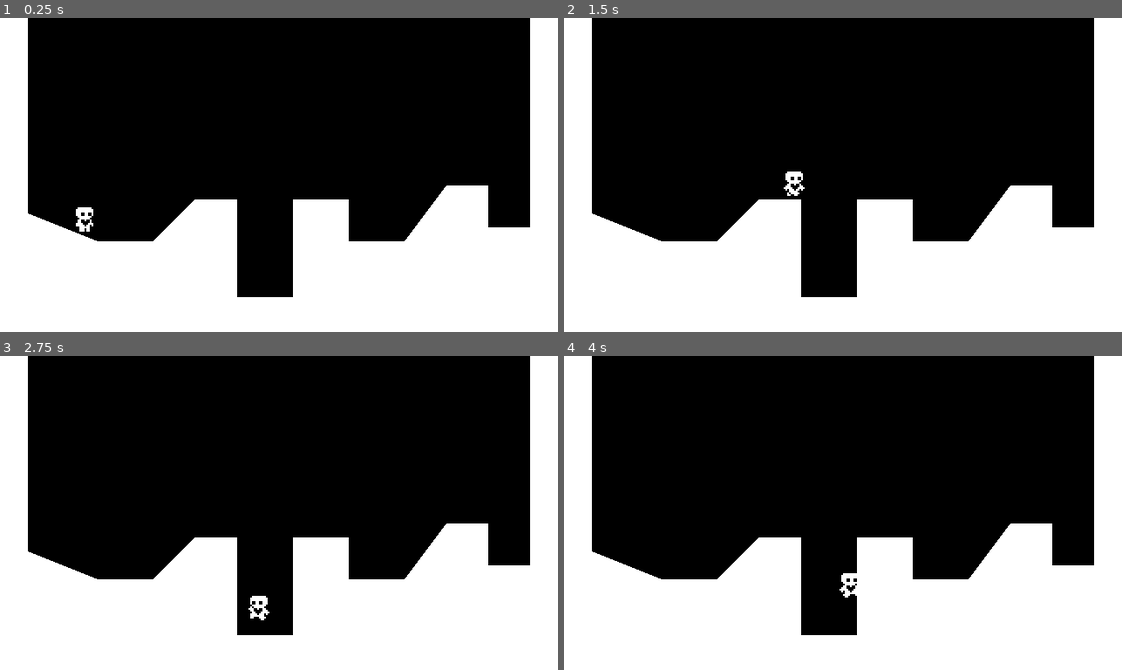
Above: before the commit, frames 1-4 (two rows, left to right).
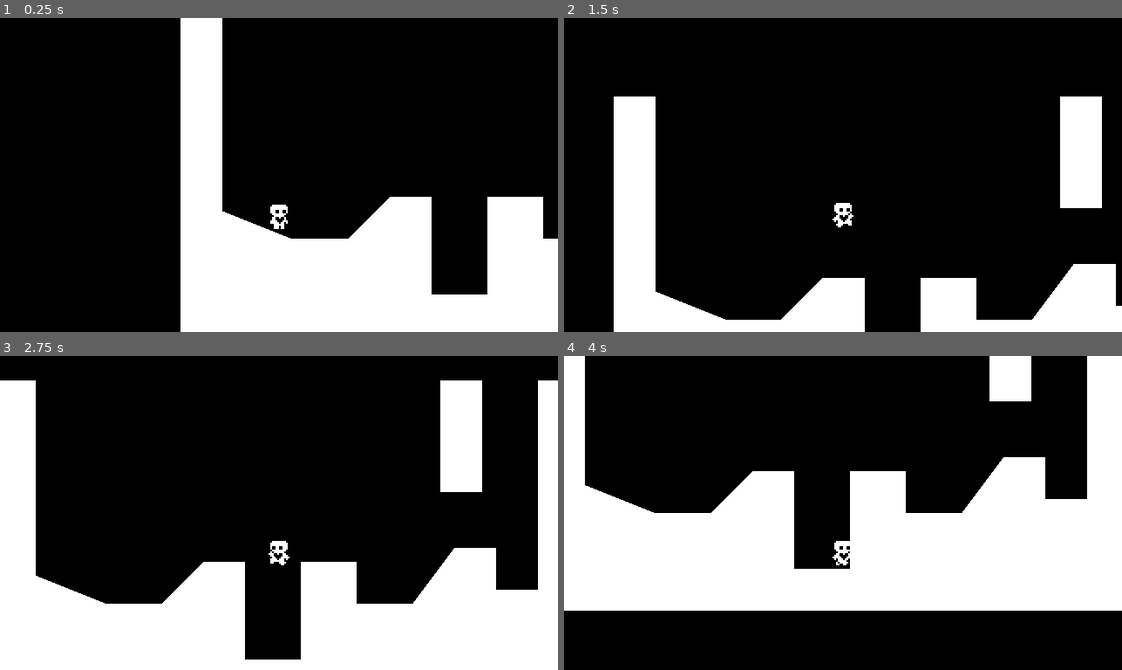
Above: after the commit, the same moments.

Repository: timburr1/platformer
Game: Godot game, scene res://world.tscn
Two runs of this game, one before a commit and one after it. Both use one fixed random seed, a clock stepped at 60 frames per second and the inputs below.
Inputs:
- Up to frame 1 (0.25 s): no input
- Up to frame 2 (1.5 s): tap Enter (ui_accept) at 0.5, 0.6, 0.77, 1.07, 1.35 s; hold Right (ui_right) from 0.53 s (still down)
- Up to frame 3 (2.75 s): tap Enter (ui_accept) at 1.52, 1.82, 2.1 s; release Right (ui_right) at 2.03 s; hold Left (ui_left) from 2.03 s (still down)
- Up to frame 4 (4 s): release Left (ui_left) at 2.78 s; hold Right (ui_right) from 2.78 s (still down); tap Enter (ui_accept) at 2.85, 3.02, 3.32, 3.6, 3.77 s

The runs differ from the first frame. In frame 1, 31% of the frame differs, in the area x 0-100%, y 0-100%; in frame 2, 35%; in frame 3, 13%; in frame 4, 39%.

Commit message:
part 4: double-jump and wall jump

Diff:
--- a/PlayerMovementData.gd
+++ b/PlayerMovementData.gd
@@ -2,8 +2,9 @@
 extends Resource
 
 @export var speed = 100.0
-@export var acceleration = 600.0
+@export var acceleration = 1000.0
 @export var friction = 1000.0
 @export var jump_velocity = -300.0
 @export var gravity_scale = 1.0
 @export var air_resistance = 200.0
+@export var air_acceleration = 400.0
--- a/player.gd
+++ b/player.gd
@@ -2,6 +2,8 @@
 
 @export var movement_data : PlayerMovementData
 
+var air_jump = false
+var just_wall_jumped = false
 var gravity = ProjectSettings.get_setting("physics/2d/default_gravity")
 
 @onready var animated_sprite_2d: AnimatedSprite2D = $AnimatedSprite2D
@@ -9,6 +11,7 @@
 
 func _physics_process(delta: float) -> void:
 	apply_gravity(delta)
+	handle_wall_jump()
 	handle_jump()
 	var input_axis := Input.get_axis("ui_left", "ui_right")
 	handle_acceleration(input_axis, delta)
@@ -20,18 +23,35 @@
 	var just_left_ledge = was_on_floor and not is_on_floor() and velocity.y >= 0.0
 	if just_left_ledge:
 		coyote_jump_timer.start()
+	just_wall_jumped = false
 
 func apply_gravity(delta: float) -> void:
 	if not is_on_floor():
 		velocity.y += gravity * movement_data.gravity_scale * delta
 
+func handle_wall_jump() -> void:
+	if not is_on_wall_only():
+		return
+	var wall_normal = get_wall_normal()
+	if Input.is_action_just_pressed("ui_accept"):
+		velocity.x = wall_normal.x * movement_data.speed
+		velocity.y = movement_data.jump_velocity
+		just_wall_jumped = true
+
 func handle_jump() -> void:
+	if is_on_floor():
+		air_jump = true
+
 	if is_on_floor() or coyote_jump_timer.time_left > 0.0:
 		if Input.is_action_just_pressed("ui_accept"):
 			velocity.y = movement_data.jump_velocity
 	if not is_on_floor():
 		if Input.is_action_just_released("ui_accept") and velocity.y < movement_data.jump_velocity / 2:
 			velocity.y = movement_data.jump_velocity / 2
+
+		if Input.is_action_just_pressed("ui_accept") and air_jump and not just_wall_jumped:
+			velocity.y = movement_data.jump_velocity * 0.8
+			air_jump = false
 
 func apply_friction(input_axis:float, delta: float) -> void:
 	if input_axis == 0.0 and is_on_floor():
@@ -43,7 +63,10 @@
 
 func handle_acceleration(input_axis:float, delta: float) -> void:
 	if input_axis != 0.0:
-		velocity.x = move_toward(velocity.x, input_axis * movement_data.speed, movement_data.acceleration * delta)
+		if is_on_floor():
+			velocity.x = move_toward(velocity.x, input_axis * movement_data.speed, movement_data.acceleration * delta)
+		else:
+			velocity.x = move_toward(velocity.x, input_axis * movement_data.speed, movement_data.air_acceleration * delta)
 
 func update_animations(input_axis: float) -> void:
 	if input_axis != 0.0:
--- a/player.tscn
+++ b/player.tscn
@@ -101,3 +101,6 @@
 [node name="CoyoteJumpTimer" type="Timer" parent="."]
 wait_time = 0.2
 one_shot = true
+
+[node name="Camera2D" type="Camera2D" parent="."]
+position = Vector2(0, -32)
--- a/world.tscn
+++ b/world.tscn
@@ -1,7 +1,10 @@
-[gd_scene load_steps=3 format=3 uid="uid://jqg6koly6cnj"]
+[gd_scene load_steps=4 format=3 uid="uid://jqg6koly6cnj"]
 
 [ext_resource type="Script" path="res://world.gd" id="1_vsvh3"]
 [ext_resource type="PackedScene" uid="uid://c6gukijj7m0y5" path="res://player.tscn" id="2_bl5ja"]
+
+[sub_resource type="RectangleShape2D" id="RectangleShape2D_154p4"]
+size = Vector2(24, 64)
 
 [node name="World" type="Node2D"]
 script = ExtResource("1_vsvh3")
@@ -15,3 +18,14 @@
 polygon = PackedVector2Array(0, 0, 16, 0, 16, 112, 56, 128, 88, 128, 112, 104, 136, 104, 136, 160, 168, 160, 168, 104, 200, 104, 200, 128, 232, 128, 256, 96, 280, 96, 280, 120, 304, 120, 304, 0, 328, 0, 328, 184, -8, 184, -8, 0)
 
 [node name="Polygon2D" type="Polygon2D" parent="StaticBody2D/CollisionPolygon2D"]
+
+[node name="StaticBody2D2" type="StaticBody2D" parent="."]
+
+[node name="CollisionShape2D" type="CollisionShape2D" parent="StaticBody2D2"]
+position = Vector2(260, 32)
+shape = SubResource("RectangleShape2D_154p4")
+
+[node name="ColorRect" type="ColorRect" parent="StaticBody2D2"]
+offset_left = 248.0
+offset_right = 272.0
+offset_bottom = 64.0
